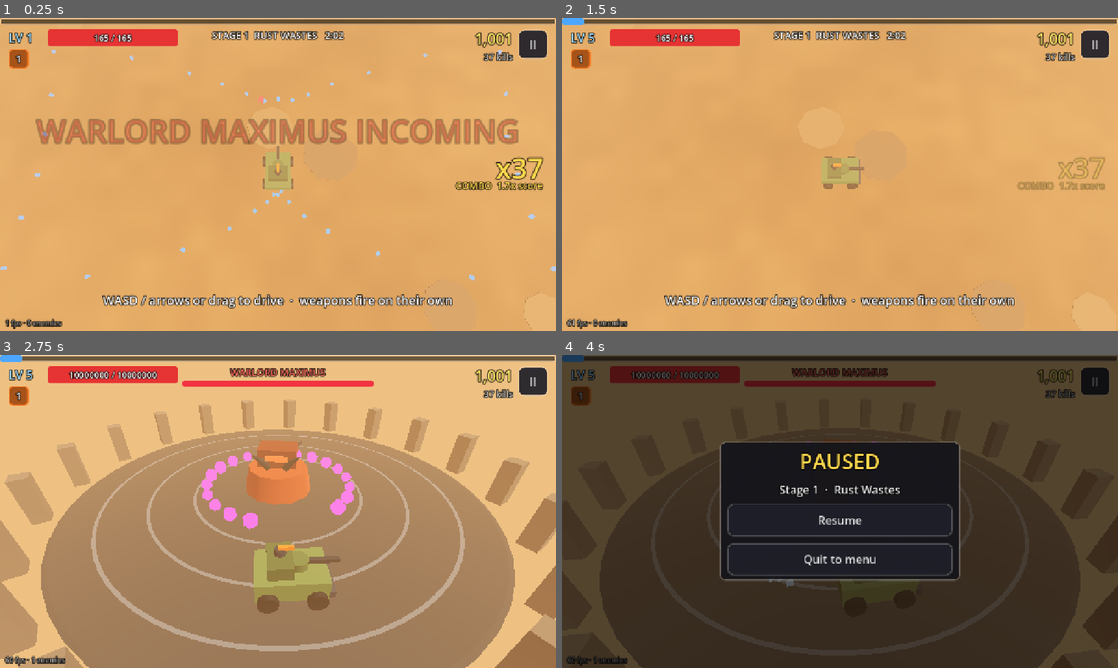
Above: before the commit, frames 1-4 (two rows, left to right).
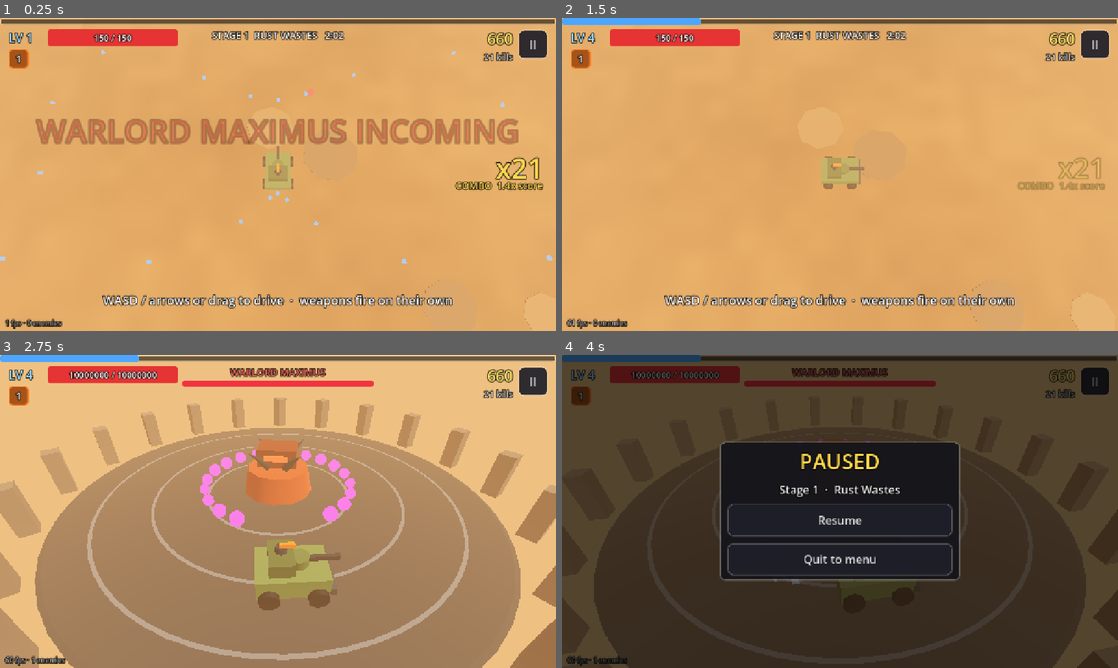
Above: after the commit, the same moments.

Repository: dnis-p/MMS
Game: Godot game, scene res://tests/boss_check.tscn
Two runs of this game, one before a commit and one after it. Both use one fixed random seed, a clock stepped at 60 frames per second and the inputs below. This scene is started directly instead of the project's main scene.
Inputs (mouse positions are in pixels of both pictures, inside the frame that each line leads up to):
- Up to frame 1 (0.25 s): no input
- Up to frame 2 (1.5 s): tap Enter at 0.5 s; move the mouse to (962, 158) at 0.52 s; hold D (move_right) 0.53-1.25 s; tap P at 0.6 s; click (962, 158) at 0.67 s; click "Resume" at 1.25 s
- Up to frame 3 (2.75 s): drag from (166, 527) to (250, 574) at 2.02 s
- Up to frame 4 (4 s): move the mouse to (895, 442) at 2.77 s; hold D (move_right) 2.78-3.5 s; tap P at 2.85 s; tap Space at 3.5 s; drag from (812, 574) to (673, 464) at 3.52 s

The runs differ from the first frame. In frame 1, 1.0% of the frame differs, in the area x 0-100%, y 4-84%; in frame 2, 0.9%; in frame 3, 19%, in the area x 0-100%, y 0-100%; in frame 4, 1.8%.

Commit message:
Add level scaling, alive-target spawning and open-world class balance
Co-Authored-By: Claude Opus 5.5 <noreply@anthropic.com>

Diff:
--- a/scripts/data/defs.gd
+++ b/scripts/data/defs.gd
@@ -12,12 +12,13 @@
 const CRIT_CHANCE := 0.08
 const CRIT_MULT := 2.0
 const MAX_ALIVE := 420
-const PICKUP_RADIUS := 3.8
+const PICKUP_RADIUS := 6.0
 const RAM_COOLDOWN := 0.4
+const HIT_INVULN := 0.6
 ## Each armor point blocks this share of a hit, up to the cap.
 const ARMOR_BLOCK := 0.06
 const ARMOR_BLOCK_MAX := 0.6
-const REPAIR_CHANCE := 0.012
+const REPAIR_CHANCE := 0.02
 const REPAIR_HEAL := 25
 const STAGE_CLEAR_HEAL := 0.3
 const FILLER_HEAL := 40.0
@@ -34,13 +35,14 @@
 
 ## Spawn director. `t` below means seconds into the stage. Distances are metres from the car.
 const SPAWN := {
-	"rate_base": 3.0, "rate_ramp": 0.1,  # enemies per second = base + ramp * t
+	"rate_base": 3.0, "rate_ramp": 0.1,  # enemies per second = base + ramp * t, while below the alive target
+	"alive_base": 15.0, "alive_ramp": 0.35,  # alive target = (base + ramp * t) * stage and level spawn factors
 	"hp_ramp": 0.6,  # extra enemy HP by the latest moment the boss can appear
 	"cluster_every": 1.4, "cluster_jitter": 4.0,
 	"runner_from": 15.0, "runner_weight": 0.18, "runner_ramp": 1.0 / 500.0,
 	"spitter_from": 40.0, "spitter_weight": 0.1, "spitter_ramp": 1.0 / 900.0,
 	"elite_times": [40.0, 80.0],
-	"horde_times": [30.0, 60.0, 85.0, 115.0], "horde_count": 36,
+	"horde_times": [30.0, 60.0, 85.0, 115.0], "horde_count": 20,
 	# Enemies appear this far from the car, just off screen. Side distance is per unit of aspect ratio.
 	"screen_side": 24.0, "screen_up": 26.0, "screen_down": 19.0,
 	"ahead_chance": 0.65, "ahead_spread": 1.0,  # most spawns are in the direction of travel
@@ -48,7 +50,7 @@
 
 ## Boss arena. Damage and HP also grow per stage through the *_stage values.
 const ARENA := {
-	"rings": [7.0, 10.5, 14.0], "start_ring": 1, "ring_switch_speed": 16.0, "ring_invuln": 0.2,
+	"rings": [5.8, 10.0, 14.0], "start_ring": 1, "ring_switch_speed": 16.0, "ring_invuln": 0.2,
 	"floor_radius": 16.5, "summon_radius": 17.5,
 	"dash_time": 0.22, "dash_cooldown": 0.5, "dash_speed": 3.5, "dash_invuln": 0.4, "dash_buffer": 0.5,
 }
@@ -70,7 +72,7 @@
 		"name": "Juggernaut",
 		"tagline": "Heavy tank",
 		"desc": "Slow, armored, rams hard.\nStarts with Rocket Pod.",
-		"max_hp": 165.0, "armor": 2.0, "speed": 6.5, "ram": 45.0, "might": 1.15,
+		"max_hp": 150.0, "armor": 2.0, "speed": 7.0, "ram": 35.0, "might": 1.05,
 		"weapon": "rockets",
 		"color": Color(0.42, 0.5, 0.28),
 		"size": Vector3(2.6, 1.2, 3.8),
@@ -79,7 +81,7 @@
 		"name": "Interceptor",
 		"tagline": "Fast raider",
 		"desc": "Fragile but quick.\nStarts with Hood MG.",
-		"max_hp": 95.0, "armor": 0.0, "speed": 9.5, "ram": 14.0, "might": 1.0,
+		"max_hp": 110.0, "armor": 1.0, "speed": 9.5, "ram": 20.0, "might": 1.05,
 		"weapon": "mg",
 		"color": Color(0.85, 0.2, 0.18),
 		"size": Vector3(1.5, 0.8, 3.0),
@@ -88,7 +90,7 @@
 		"name": "War Rig",
 		"tagline": "Armed hauler",
 		"desc": "Balanced and sturdy.\nStarts with Saw Blades.",
-		"max_hp": 125.0, "armor": 1.0, "speed": 7.8, "ram": 28.0, "might": 1.0,
+		"max_hp": 130.0, "armor": 1.0, "speed": 8.2, "ram": 28.0, "might": 1.05,
 		"weapon": "saws",
 		"color": Color(0.9, 0.55, 0.15),
 		"size": Vector3(2.2, 1.5, 4.6),
@@ -133,15 +135,15 @@
 		"up": ["", "+40% damage", "+1 blade", "+wider orbit", "+1 blade, faster spin"],
 		"evo": "blast", "evo_name": "Buzzkill Halo", "evo_desc": "A huge ring of screaming saws.",
 		"color": Color(0.8, 0.85, 0.9),
-		"hit_cd": 0.35, "knock": 10.0,
-		"levels": [
-			{"dmg": 9.0, "count": 2, "orbit": 2.7, "spin": 3.0, "size": 1.0},
-			{"dmg": 12.6, "count": 2, "orbit": 2.7, "spin": 3.0, "size": 1.0},
-			{"dmg": 12.6, "count": 3, "orbit": 2.7, "spin": 3.0, "size": 1.0},
-			{"dmg": 12.6, "count": 3, "orbit": 3.5, "spin": 3.0, "size": 1.0},
-			{"dmg": 12.6, "count": 4, "orbit": 3.5, "spin": 4.0, "size": 1.0},
-		],
-		"evolved": {"dmg": 22.0, "count": 6, "orbit": 4.4, "spin": 4.5, "size": 1.6},
+		"hit_cd": 0.28, "knock": 10.0,
+		"levels": [
+			{"dmg": 13.0, "count": 2, "orbit": 3.2, "spin": 3.0, "size": 1.0},
+			{"dmg": 17.6, "count": 2, "orbit": 3.2, "spin": 3.0, "size": 1.0},
+			{"dmg": 17.6, "count": 3, "orbit": 3.2, "spin": 3.0, "size": 1.0},
+			{"dmg": 17.6, "count": 3, "orbit": 4.0, "spin": 3.0, "size": 1.0},
+			{"dmg": 17.6, "count": 4, "orbit": 4.0, "spin": 4.0, "size": 1.0},
+		],
+		"evolved": {"dmg": 26.0, "count": 6, "orbit": 4.8, "spin": 4.5, "size": 1.6},
 	},
 	"mines": {
 		"name": "Mine Dropper", "desc": "Throws mines all around you.",
@@ -202,12 +204,12 @@
 ## Enemy type ids index into ENEMY_ORDER.
 const ENEMY_ORDER := ["crawler", "runner", "spitter", "brute", "boss"]
 const ENEMIES := {
-	"crawler": {"hp": 10.0, "speed": 4.6, "radius": 0.65, "dmg": 6.0, "xp": 1, "score": 10, "knock": 1.0, "color": Color(0.55, 0.78, 0.3), "scale": 1.1},
-	"runner": {"hp": 20.0, "speed": 11.5, "radius": 0.7, "dmg": 9.0, "xp": 2, "score": 20, "knock": 0.8, "color": Color(0.95, 0.35, 0.25), "scale": 1.25},
-	"spitter": {"hp": 30.0, "speed": 9.0, "radius": 0.75, "dmg": 8.0, "xp": 3, "score": 30, "knock": 1.0,
+	"crawler": {"hp": 10.0, "speed": 4.6, "radius": 0.65, "dmg": 5.0, "xp": 1, "score": 10, "knock": 1.0, "color": Color(0.55, 0.78, 0.3), "scale": 1.1},
+	"runner": {"hp": 20.0, "speed": 9.5, "radius": 0.7, "dmg": 7.0, "xp": 2, "score": 20, "knock": 0.8, "color": Color(0.95, 0.35, 0.25), "scale": 1.25},
+	"spitter": {"hp": 30.0, "speed": 9.0, "radius": 0.75, "dmg": 6.0, "xp": 3, "score": 30, "knock": 1.0,
 		"range": 11.0, "pace": 0.6, "hold": 1.5, "back_off": 0.5, "hold_inside": 8.0, "color": Color(0.72, 0.38, 0.95), "scale": 1.2},
-	"brute": {"hp": 300.0, "speed": 5.0, "radius": 1.3, "dmg": 20.0, "xp": 15, "score": 300, "knock": 0.25, "color": Color(1.0, 0.78, 0.2), "scale": 2.2},
-	"boss": {"hp": 4500.0, "speed": 0.0, "radius": 2.8, "dmg": 25.0, "xp": 0, "score": 5000, "knock": 0.0, "color": Color(1, 1, 1), "scale": 1.0},
+	"brute": {"hp": 300.0, "speed": 5.0, "radius": 1.3, "dmg": 14.0, "xp": 15, "score": 300, "knock": 0.25, "color": Color(1.0, 0.78, 0.2), "scale": 2.2},
+	"boss": {"hp": 3000.0, "speed": 0.0, "radius": 2.8, "dmg": 25.0, "xp": 0, "score": 5000, "knock": 0.0, "color": Color(1, 1, 1), "scale": 1.0},
 }
 
 const BIOMES := [
@@ -259,6 +261,19 @@
 	return 1.0 + 0.3 * (stage - 1)
 
 
+## Enemies spawned from now on scale with the player's level, on top of the stage.
+static func level_hp_mult(level: int) -> float:
+	return 1.0 + 0.03 * (level - 1)
+
+
+static func level_dmg_mult(level: int) -> float:
+	return 1.0 + 0.012 * (level - 1)
+
+
+static func level_spawn_mult(level: int) -> float:
+	return 1.0 + 0.015 * (level - 1)
+
+
 ## Everything moves faster each stage: the vehicle and, by the same factor, the enemies.
 static func stage_speed_mult(stage: int) -> float:
 	return 1.0 + 0.06 * (stage - 1)
--- a/scripts/game/boss.gd
+++ b/scripts/game/boss.gd
@@ -46,7 +46,7 @@
 	_build_arena(biome)
 	_build_model()
 	_build_beam()
-	idx = run.enemies.spawn(Enemies.BOSS, center, Defs.stage_hp_mult(stage) * (1.0 + Defs.BOSS["hp_stage"] * (stage - 1)))
+	idx = run.enemies.spawn(Enemies.BOSS, center, run.enemy_hp_mult() * (1.0 + Defs.BOSS["hp_stage"] * (stage - 1)))
 
 
 func hp_ratio() -> float:
@@ -318,7 +318,7 @@
 
 
 func _do_summon(enraged: bool) -> void:
-	var hm := Defs.stage_hp_mult(stage)
+	var hm := run.enemy_hp_mult()
 	var n: int = Defs.BOSS["summon_count_enraged"] if enraged else Defs.BOSS["summon_count"]
 	for k in n:
 		var a := run.rng.randf() * TAU
--- a/scripts/game/bot.gd
+++ b/scripts/game/bot.gd
@@ -5,6 +5,7 @@
 ## not a stand-in for a human.
 
 const DANGER_RANGE := 11.0
+const HUNT_RANGE := 25.0
 const GEM_RANGE := 30.0
 const WALL_RANGE := 25.0
 const BEAM_DASH := 4.5
@@ -25,6 +26,11 @@
 		var d := maxf(away.length(), 0.5)
 		want += away / d * (DANGER_RANGE - d) / DANGER_RANGE * 2.0
 	want += _toward_pickup(run, car)
+	# Saws only reach what is next to the car, so a healthy car goes to the enemies.
+	if run.weapons.owned.has("saws") and run.player.hp > run.player.max_hp * 0.5:
+		var t := enemies.nearest(car, HUNT_RANGE)
+		if t >= 0:
+			want += Vector2(enemies.pos[t].x - car.x, enemies.pos[t].z - car.z).normalized() * 2.5
 	var map := run.map
 	if absf(car.x) > map.half.x - WALL_RANGE:
 		want.x -= signf(car.x) * 3.0
@@ -41,7 +47,7 @@
 		if d2 < best_d:
 			best_d = d2
 			best = g
-	var pull := 1.0
+	var pull := 1.8
 	for c in run.pickups.crates:
 		best = c.global_position
 		pull = 3.0
@@ -61,6 +67,8 @@
 			if not b._slam_rings.has(r):
 				run._ring(1 if r > p.ring_index else -1)
 				break
+	elif run.weapons.owned.has("saws") and p.ring_index > 0 and b._state == "idle":
+		run._ring(-1)  # saws only reach the boss from the inner ring
 	if b._state != "active":
 		return
 	if b._attack == "burst":
--- a/scripts/game/player.gd
+++ b/scripts/game/player.gd
@@ -235,7 +235,7 @@
 		return 0.0
 	var taken := maxf(1.0, amount * (1.0 - minf(Defs.ARMOR_BLOCK_MAX, armor * Defs.ARMOR_BLOCK)))
 	hp = maxf(0.0, hp - taken)
-	invuln = 0.45
+	invuln = Defs.HIT_INVULN
 	_hurt_flash = 0.15
 	return taken
 
--- a/scripts/game/run.gd
+++ b/scripts/game/run.gd
@@ -360,16 +360,19 @@
 func _director(delta: float) -> void:
 	var sp := Defs.SPAWN
 	var t := stage_time
-	var sm := Defs.stage_spawn_mult(stage)
-	var hm: float = Defs.stage_hp_mult(stage) * (1.0 + sp["hp_ramp"] * t / float(boss_window[1]))
+	var sm := Defs.stage_spawn_mult(stage) * Defs.level_spawn_mult(level)
+	var hm: float = enemy_hp_mult() * (1.0 + sp["hp_ramp"] * t / float(boss_window[1]))
 	_cluster_timer -= delta
 	if _cluster_timer <= 0.0:
 		_cluster_timer = sp["cluster_every"]
 		_cluster_center = offscreen_point()
+	# Killing fast brings more enemies; falling behind does not snowball into a pile-up.
+	var target := mini(Defs.MAX_ALIVE, int((sp["alive_base"] + t * sp["alive_ramp"]) * sm))
 	_spawn_acc += delta * (sp["rate_base"] + t * sp["rate_ramp"]) * sm
 	while _spawn_acc >= 1.0:
 		_spawn_acc -= 1.0
-		if enemies.alive_count >= Defs.MAX_ALIVE:
+		if enemies.alive_count >= target:
+			_spawn_acc = 0.0
 			break
 		var roll := rng.randf()
 		var runner_w: float = 0.0 if t < sp["runner_from"] else sp["runner_weight"] + t * sp["runner_ramp"]
@@ -391,6 +394,10 @@
 		Sfx.play("warn", -10.0, 1.4, true)
 
 
+func enemy_hp_mult() -> float:
+	return Defs.stage_hp_mult(stage) * Defs.level_hp_mult(level)
+
+
 ## Where a ray from the car in direction `d` leaves the screen, plus a margin.
 func _screen_edge(d: Vector3) -> Vector3:
 	var sp := Defs.SPAWN
@@ -503,7 +510,7 @@
 func player_hit(amount: float) -> void:
 	if god_mode or phase == Phase.DEAD or phase == Phase.CLEAR:
 		return
-	var taken := player.hurt(amount * Defs.stage_dmg_mult(stage))
+	var taken := player.hurt(amount * Defs.stage_dmg_mult(stage) * Defs.level_dmg_mult(level))
 	if taken <= 0.0:
 		return
 	fx.shake(0.3)
--- a/scripts/ui/menu.gd
+++ b/scripts/ui/menu.gd
@@ -70,10 +70,10 @@
 	names.add_child(Ui.label(d["tagline"], 20, Color(1.0, 0.8, 0.4)))
 	top.add_child(names)
 	v.add_child(top)
-	v.add_child(_stat("Hull", d["max_hp"] / 165.0, Color(0.9, 0.3, 0.3)))
+	v.add_child(_stat("Hull", d["max_hp"] / 150.0, Color(0.9, 0.3, 0.3)))
 	v.add_child(_stat("Armor", (d["armor"] + 0.5) / 2.5, Color(0.6, 0.6, 0.7)))
 	v.add_child(_stat("Speed", d["speed"] / 9.5, Color(0.3, 0.8, 1.0)))
-	v.add_child(_stat("Ram", d["ram"] / 45.0, Color(1.0, 0.6, 0.2)))
+	v.add_child(_stat("Ram", d["ram"] / 35.0, Color(1.0, 0.6, 0.2)))
 	var desc := Ui.label(d["desc"], 19, Color(0.85, 0.85, 0.85))
 	desc.autowrap_mode = TextServer.AUTOWRAP_WORD_SMART
 	v.add_child(desc)
